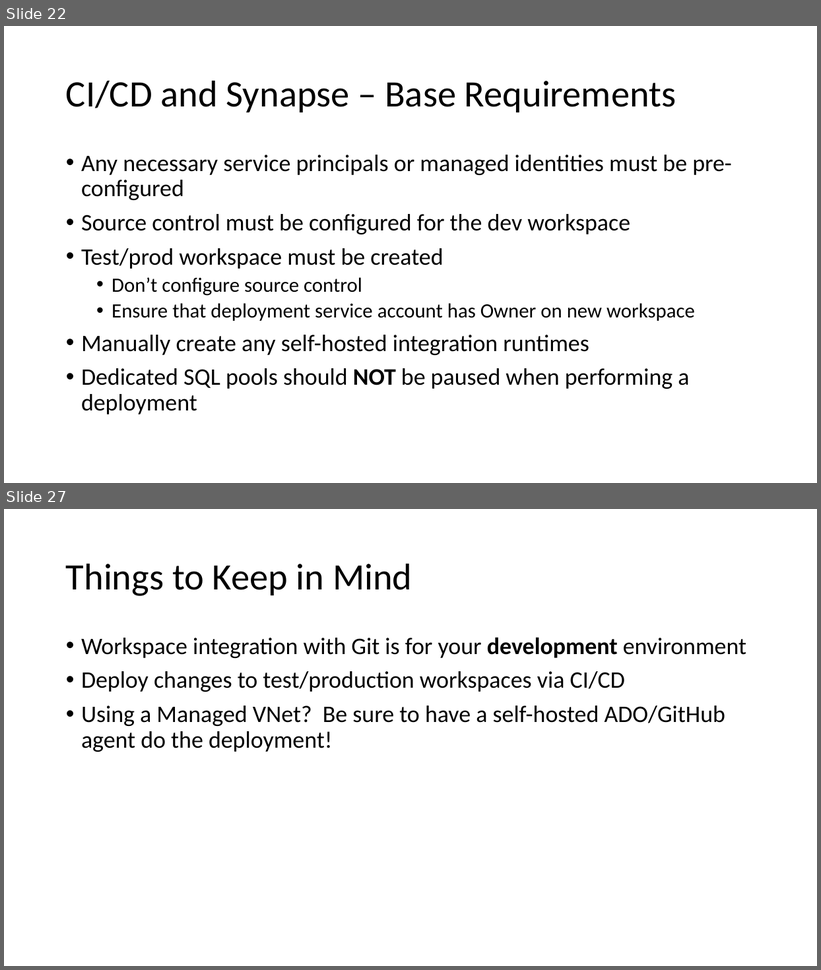
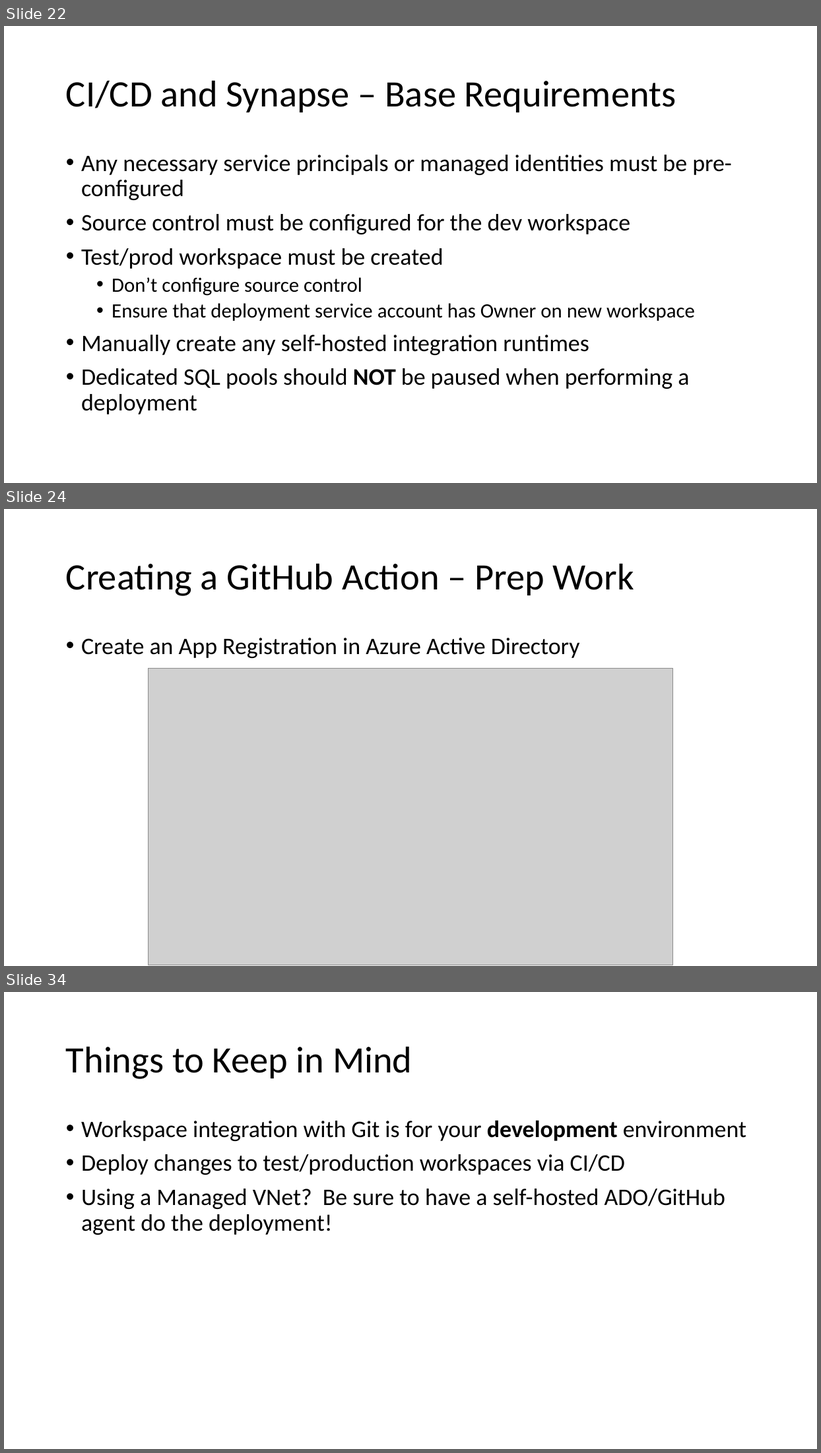
Before and after one commit to solliancenet/precon-synapse-power-bi, a slide deck: Slides/02 - Synapse Development.pptx. Shown one above the other, each under a label of ours: slides 22 and 27 before the commit, slides 22, 24 and 34 after it; the slides between them are not shown. The pictures are 821x970 and 821x1453 pixels, drawn with LibreOffice and Linux fonts; fonts in the diff are those of the drawing; grey boxes stand for pictures. Boxes give left, top, right and bottom in pixels: in the first picture for what was removed or moved away, otherwise in the second. Text is boxed around its words. In the diff, an @@ line names an element or a change of style, - is before the commit and + after.

```diff
--- a/Slides/02 - Synapse Development.pptx
+++ b/Slides/02 - Synapse Development.pptx
@@ slide 24 added at box(4, 509, 817, 966), background #FFFFFF @@
@@ title added at box(66, 563, 634, 596), 44 pt, text #000000 @@
+Creating a GitHub Action – Prep Work
@@ text added at box(81, 638, 580, 658), 28 pt, text #000000 @@
+• Create an App Registration in Azure Active Directory
@@ picture added at box(149, 668, 673, 965) @@
@@ what was slide 27 is now slide 34 @@
```
Also in this commit, not shown: 3 slides changed, 7 other slides added, 1 slide removed, 1 other file.
